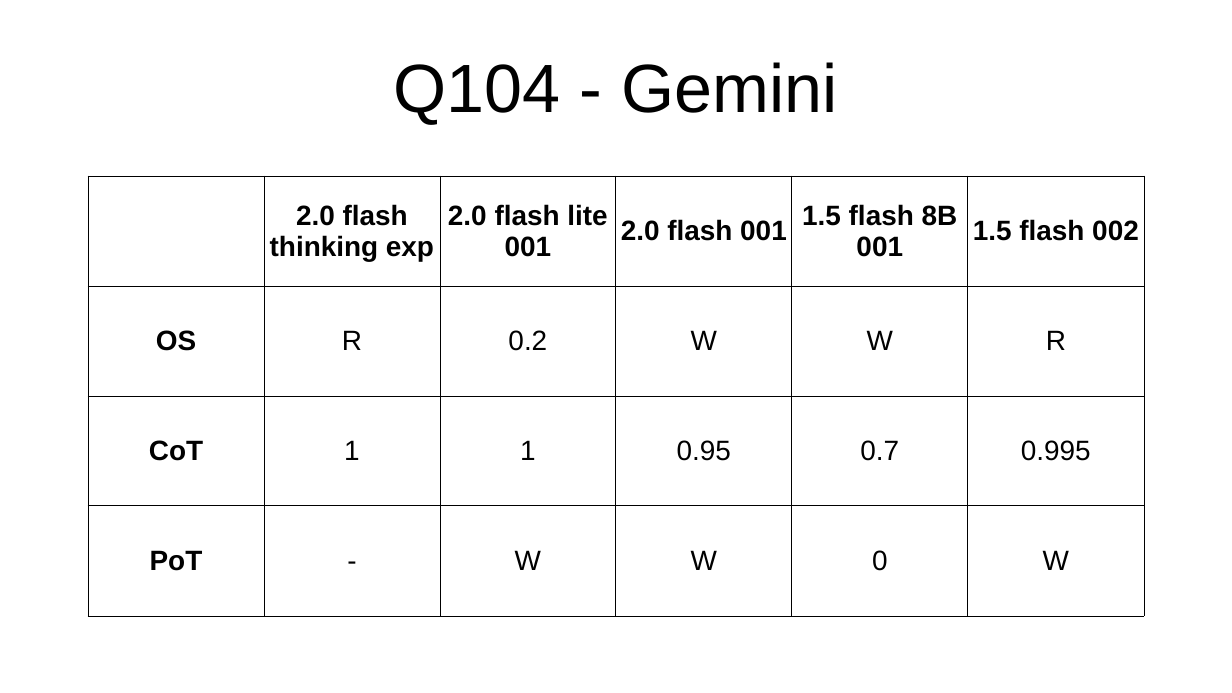
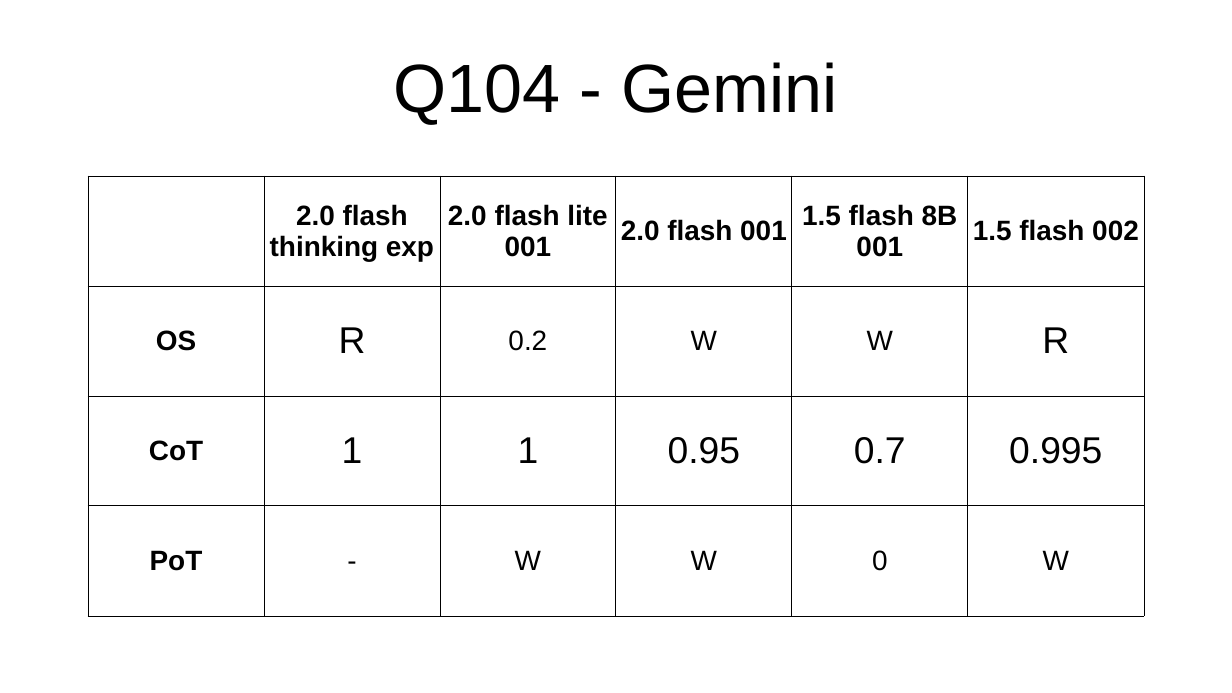
Before and after one commit to PieBerto/Stress-testing-chatbots, a slide deck: slide 23 of Slideshow/Results_presentation.odp. Drawn at 1232x693 pixels with LibreOffice and Linux fonts; fonts in the diff are those of the drawing. Boxes give left, top, right and bottom in pixels: in the first picture for what was removed or moved away, otherwise in the second. Text is boxed around its words. In the diff, an @@ line names an element or a change of style, - is before the commit and + after.

```diff
--- a/Slideshow/Results_presentation.odp
+++ b/Slideshow/Results_presentation.odp
@@ table at (x1=88, y1=177, x2=1143, y2=617) @@
@@ size 18 to 24 pt in "R", "R", "1", "1" and 3 more places @@
```
Also in this commit, not shown: 17 other slides changed, 3 slides added, 10 other files.
